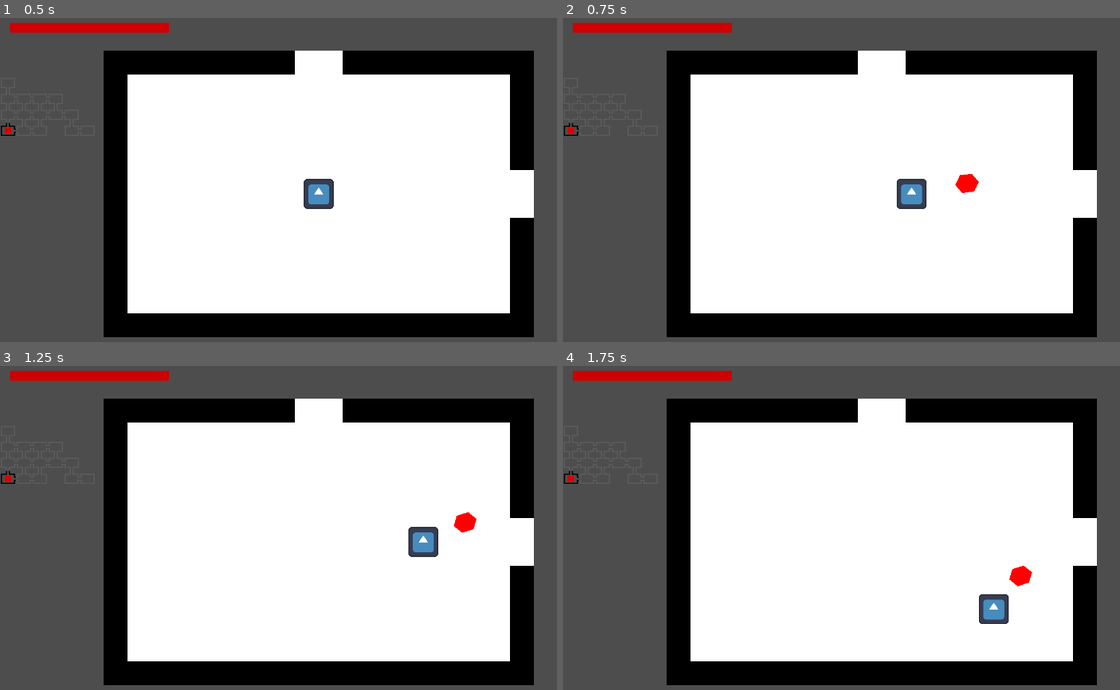
Above: before the commit, frames 1-4 (two rows, left to right).
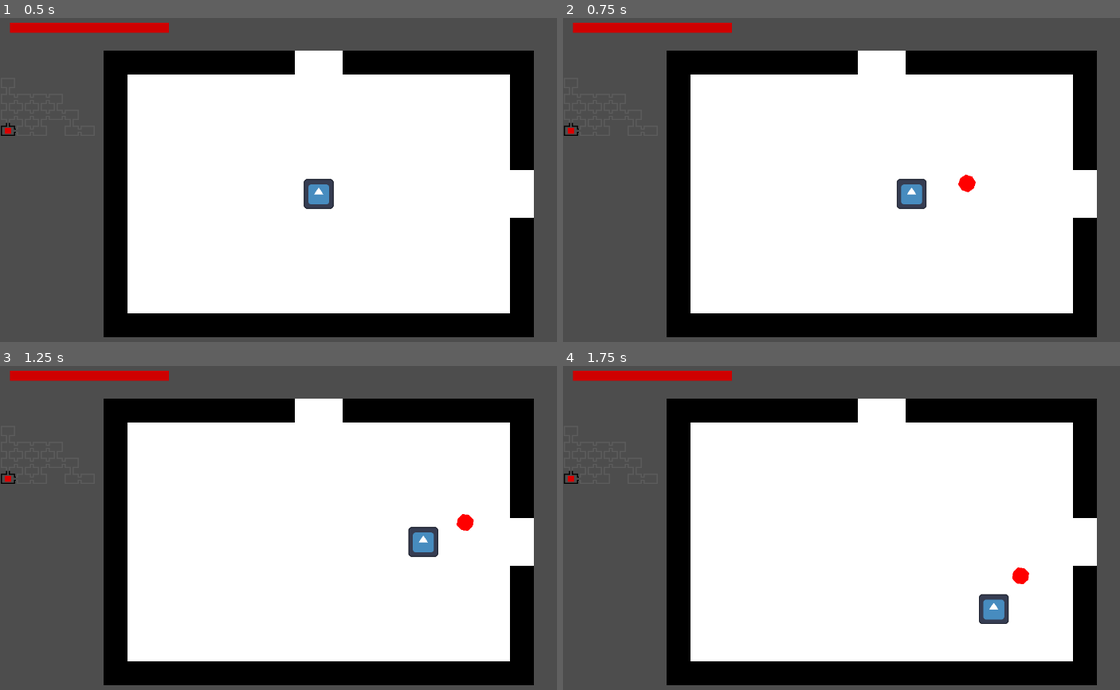
Above: after the commit, the same moments.

Repository: Marcim2489/jam-crie-games
Game: Godot game, scene res://cenas/main.tscn
Same seed, same stepped clock (60 frames per second), same inputs: the game is played once before the commit and once after it. The engine's default icon, where the game draws it, is replaced by a stand-in: a white triangle on a blue panel in a dark square.
Inputs (mouse positions are in pixels of both pictures, inside the frame that each line leads up to):
- Up to frame 1 (0.5 s): no input
- Up to frame 2 (0.75 s): tap Enter at 0.5 s; move the mouse to (1019, 176) at 0.52 s; press the mouse at (1019, 176) at 0.53 s; hold Right (ui_right) from 0.53 s (still down)
- Up to frame 3 (1.25 s): keep holding Right (ui_right)
- Up to frame 4 (1.75 s): move the mouse to (752, 560) at 1.27 s; release Right (ui_right) at 1.28 s; release the mouse at (752, 560) at 1.28 s; hold Down (ui_down) from 1.28 s (still down); click (752, 560) at 1.35 s

Frame 1 is identical in both runs. In frame 2, less than 0.1% of the frame differs, in the area x 70-75%, y 48-55%; in frame 3, less than 0.1%; in frame 4, less than 0.1%.

Commit message:
correção boomerang na mudança de sala

Diff:
--- a/cenas/boomerang.tscn
+++ b/cenas/boomerang.tscn
@@ -4,8 +4,8 @@
 [ext_resource type="Script" uid="uid://c6yoph065dhpl" path="res://scripts/hitbox.gd" id="2_jcky1"]
 
 [sub_resource type="CapsuleShape2D" id="CapsuleShape2D_wx7i4"]
-radius = 6.0
-height = 14.0
+radius = 5.5
+height = 11.0
 
 [node name="boomerang" type="CharacterBody2D" unique_id=1372900184 node_paths=PackedStringArray("voltarTimer", "lifeTimer", "detectorCenario", "hitbox")]
 script = ExtResource("1_luaxi")
@@ -23,7 +23,7 @@
 
 [node name="Polygon2D" type="Polygon2D" parent="." unique_id=593141703]
 color = Color(1, 0, 0, 1)
-polygon = PackedVector2Array(4, -6, 8, 0, 4, 6, -4, 6, -8, 0, -4, -6)
+polygon = PackedVector2Array(4, -4, 6, 0, 4, 4, 0, 6, -4, 4, -6, 0, -4, -4, 0, -6)
 
 [node name="boomerangTimer" type="Timer" parent="." unique_id=293601230]
 wait_time = 0.33
--- a/scripts/boomerang.gd
+++ b/scripts/boomerang.gd
@@ -13,6 +13,7 @@
 		lifeTimer.timeout.connect(finalizarVida)
 	if detectorCenario != null:
 		detectorCenario.body_entered.connect(bodyEntered)
+	SalaManager.mudouSala.connect(finalizarVida)
 		#detectorCenario.area_entered.connect(areaEntered)
 	#if hitbox:
 		#hitbox.atingiu.connect(aoAtingir)
--- a/scripts/sala_manager.gd
+++ b/scripts/sala_manager.gd
@@ -3,6 +3,7 @@
 var salaAtual : Vector2i
 
 signal entrouNaSala (sala : Vector2i)
+signal mudouSala
 
 var tamanhoTile : int = 16
 var tilesHorizontal = 18
@@ -22,6 +23,7 @@
 		 - direcao.y*tamanhoTile*offsetVertical
 	)
 	entrouNaSala.emit(salaAtual)
+	mudouSala.emit()
 
 func setarSala(sala : Vector2i, body : Node2D):
 	salaAtual = sala
@@ -30,3 +32,4 @@
 		salaAtual.y*tamanhoTile*tilesVertical*separacaoEntreSalas,
 	)
 	entrouNaSala.emit(salaAtual)
+	mudouSala.emit()
